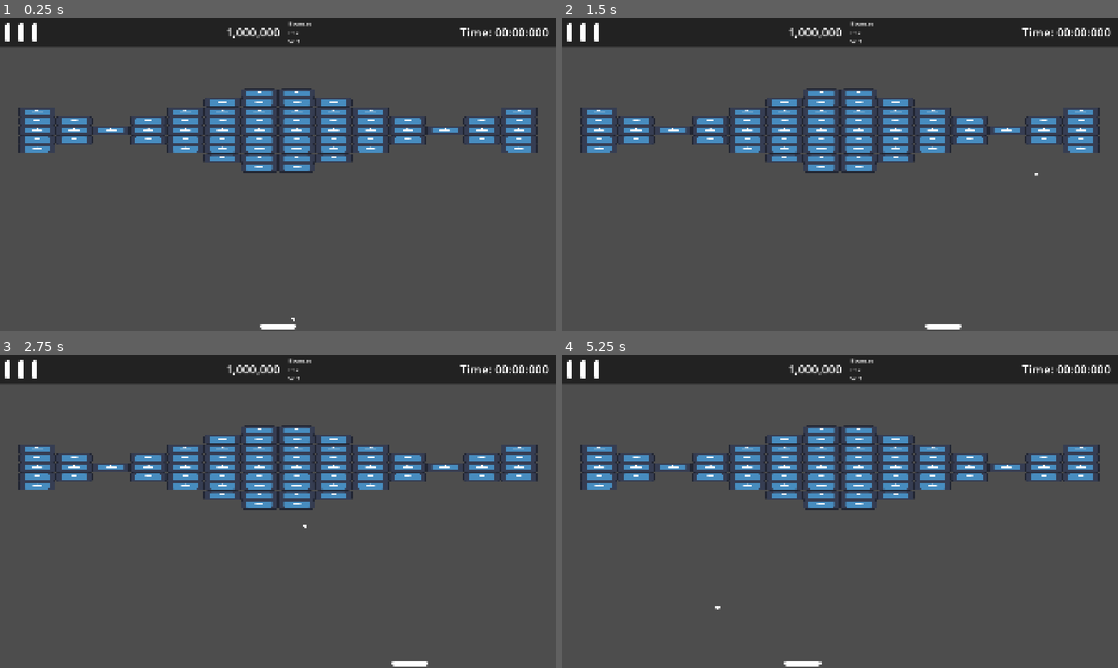
Above: before the commit, frames 1-4 (two rows, left to right).
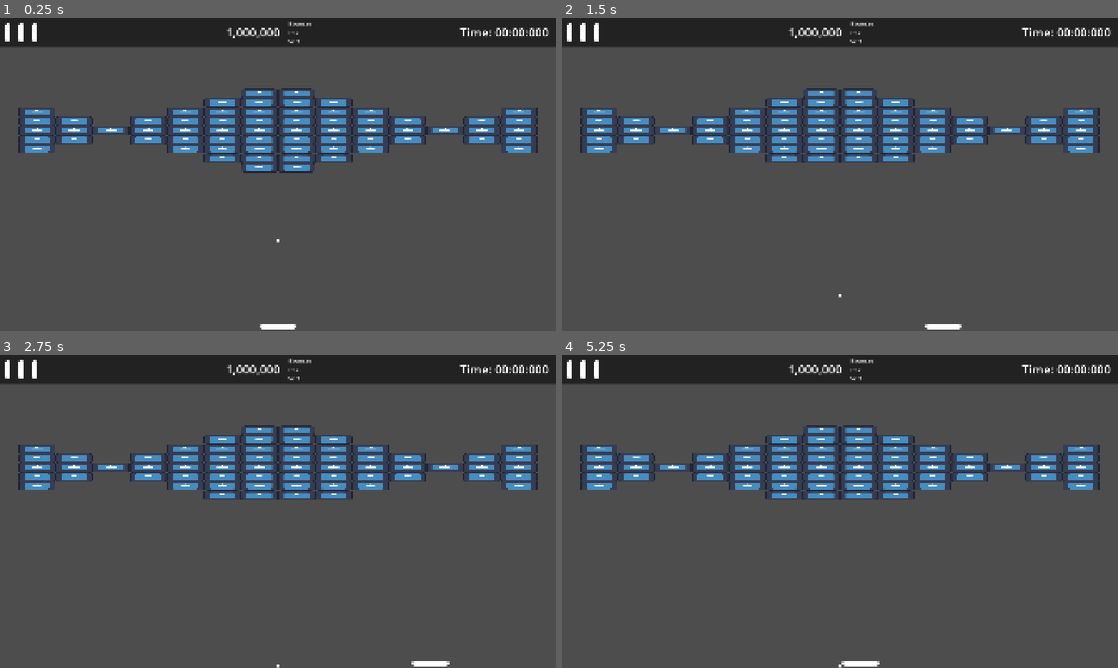
Above: after the commit, the same moments.

Repository: Fox-Alpha/BrickBreaker-MiniGame
Game: Godot game, scene res://scenes/game/main_game.tscn
The game is run twice, just before and just after one commit, with the same random seed, the same clock (stepped at 60 frames per second) and the same inputs. The engine's default icon, where the game draws it, is replaced by a stand-in: a white triangle on a blue panel in a dark square.
Inputs:
- Up to frame 1 (0.25 s): no input
- Up to frame 2 (1.5 s): hold D (p1_right) 0.53-1.28 s; hold A (p1_left) from 1.28 s (still down)
- Up to frame 3 (2.75 s): release A (p1_left) at 2.03 s; hold D (p1_right) from 2.03 s (still down)
- Up to frame 4 (5.25 s): release D (p1_right) at 3.53 s; hold A (p1_left) from 3.53 s (still down)

The runs differ from the first frame. In frame 1, less than 0.1% of the frame differs, in the area x 49-53%, y 70-97%; in frame 2, 0.3%; in frame 3, 0.6%; in frame 4, 0.7%, in the area x 27-97%, y 40-100%.

Commit message:
Chg: from CharacterBody to RidgidBody Try: Apply Force an bouncing

Diff:
--- a/scenes/ball/ball_body.gd
+++ b/scenes/ball/ball_body.gd
@@ -1,8 +1,9 @@
-extends CharacterBody2D
+extends RigidBody2D
 
 const SPEED : float = 100.0
 var _speed : float = 0.0
 var ballspeed : Vector2 = Vector2.ZERO
+var _init_force : float = 2050.0
 
 var dbg : Control = null
 
@@ -12,28 +13,33 @@
 	#Game.connect("Next_Round_Started", reset, CONNECT_DEFERRED)
 
 	randomize()
-	velocity.x = [-1,1][randi() % 2]
-	velocity.y = [-0.8, 0.8][randi() % 2]
+	#velocity.x = [-1,1][randi() % 2]
+	#velocity.y = [-0.8, 0.8][randi() % 2]
 
 	_speed = SPEED
+	apply_central_impulse(Vector2(0,-1200))
+
+
 
 
 func _physics_process(delta):
-	_speed = clampf(_speed * 1.1, SPEED, 500.0)
-	ballspeed =  velocity * delta * _speed
-	ballspeed = ballspeed.clamp(Vector2(-15, -15), Vector2(15, 15))
-	var collision = move_and_collide(ballspeed)
-	if collision:
-		velocity = velocity.bounce(collision.get_normal())
+	#_speed = clampf(_speed * 1.1, SPEED, 500.0)
+	#ballspeed =  velocity * delta * _speed
+	#ballspeed = ballspeed.clamp(Vector2(-15, -15), Vector2(15, 15))
+	#var collision = move_and_collide(ballspeed)
+	#if collision:
+	#	velocity = velocity.bounce(collision.get_normal())
+		#pass
 	#if Game.DebugControl:
 		#Game.DebugControl.SetDebugText.emit(str(ballspeed))
+	pass
 
 
 func reset():
 	position =  get_viewport_rect().get_center()
 	randomize()
-	velocity.x = [-1,1][randi() % 2]
-	velocity.y = [-0.8, 0.8][randi() % 2]
+	#velocity.x = [-1,1][randi() % 2]
+	#velocity.y = [-0.8, 0.8][randi() % 2]
 	_speed = SPEED
 
 
--- a/scenes/ball/ball_body.tscn
+++ b/scenes/ball/ball_body.tscn
@@ -6,21 +6,21 @@
 [sub_resource type="CircleShape2D" id="CircleShape2D_r41i7"]
 radius = 5.0
 
-[node name="BallBody" type="CharacterBody2D" unique_id=112156557]
-physics_interpolation_mode = 1
-scale = Vector2(1.5, 1.5)
+[node name="Ball" type="RigidBody2D" unique_id=728487254]
 collision_mask = 131
-motion_mode = 1
+continuous_cd = 2
+contact_monitor = true
+max_contacts_reported = 10
 script = ExtResource("1_7cdgs")
 
 [node name="Ball" type="Sprite2D" parent="." unique_id=163227387]
+scale = Vector2(1.5, 1.5)
 texture = ExtResource("1_ugjkt")
 
 [node name="CollisionShape2D" type="CollisionShape2D" parent="." unique_id=426831200]
+scale = Vector2(1.5, 1.5)
 shape = SubResource("CircleShape2D_r41i7")
 
 [node name="VisibleOnScreenNotifier2D" type="VisibleOnScreenNotifier2D" parent="." unique_id=1304595322]
-position = Vector2(0, -5.96046e-08)
-scale = Vector2(0.4, 0.4)
-
-[connection signal="screen_exited" from="VisibleOnScreenNotifier2D" to="." method="_on_visible_on_screen_notifier_2d_screen_exited"]
+position = Vector2(0, -8.9406896e-08)
+scale = Vector2(0.6, 0.6)
